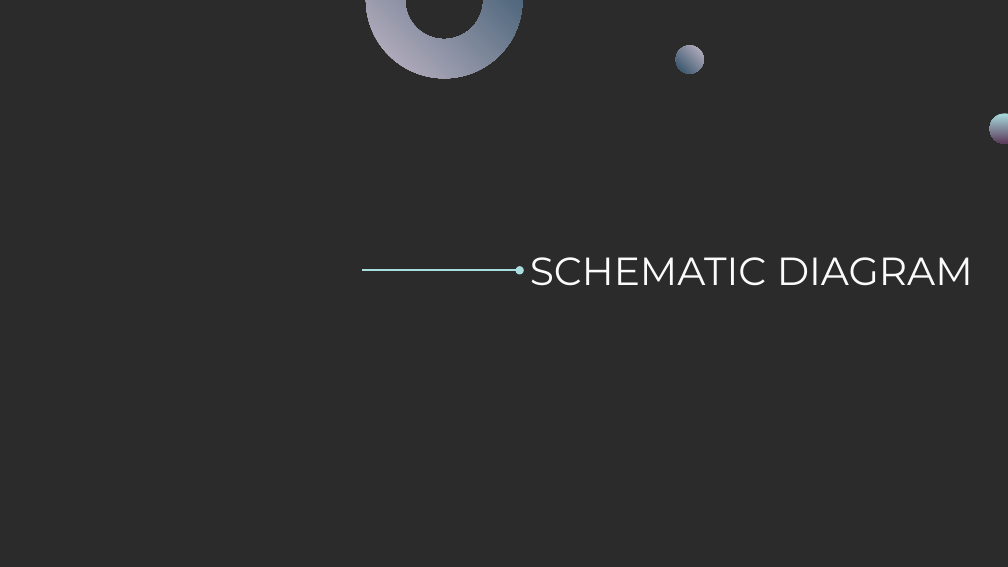
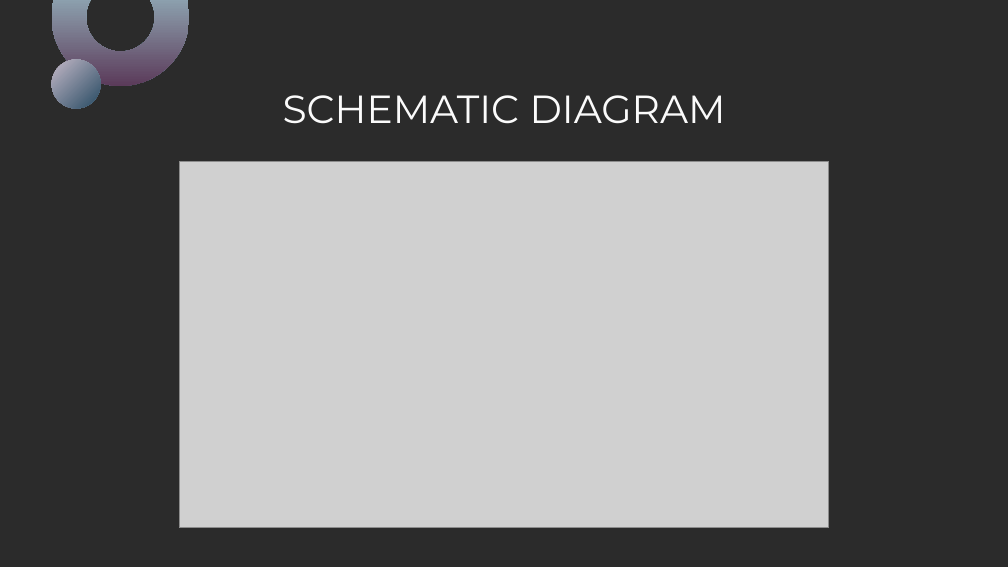
Before and after one commit to Naveen-004/NLP-assist, a slide deck: slide 11 of assets/NLP assist v5.pptx. Drawn at 1008x567 pixels with LibreOffice and Linux fonts; fonts in the diff are those of the drawing; grey boxes stand for pictures; background and template pictures are left out; a plain dark background stands for a picture behind light text. Boxes give left, top, right and bottom in pixels: in the first picture for what was removed or moved away, otherwise in the second. Text is boxed around its words. In the diff, an @@ line names an element or a change of style, - is before the commit and + after.

```diff
--- a/assets/NLP assist v5.pptx
+++ b/assets/NLP assist v5.pptx
@@ donut added at bbox=[51, 0, 188, 86], fill gradient #AADDE0 to #5B3B5A @@
@@ arch (boxed as its full ring) removed at bbox=[366, 0, 522, 78] @@
@@ ellipse added at bbox=[51, 59, 101, 109], fill gradient #C4B9C8 to #284B63 @@
@@ ellipse removed at bbox=[675, 45, 704, 74] @@
@@ title "SCHEMATIC DIAGRAM": place and size @@
-title "SCHEMATIC DIAGRAM" at bbox=[530, 257, 973, 286]
+title "SCHEMATIC DIAGRAM" at bbox=[283, 95, 726, 124]
@@ title "SCHEMATIC DIAGRAM" at bbox=[283, 95, 726, 124]: alignment left to centre @@
@@ ellipse removed at bbox=[990, 114, 1008, 144] @@
@@ picture added at bbox=[179, 161, 829, 528] @@
@@ arrow removed from (362, 270) to (520, 270) @@
```
Also in this commit, not shown: 4 slides added, 2 other files.
